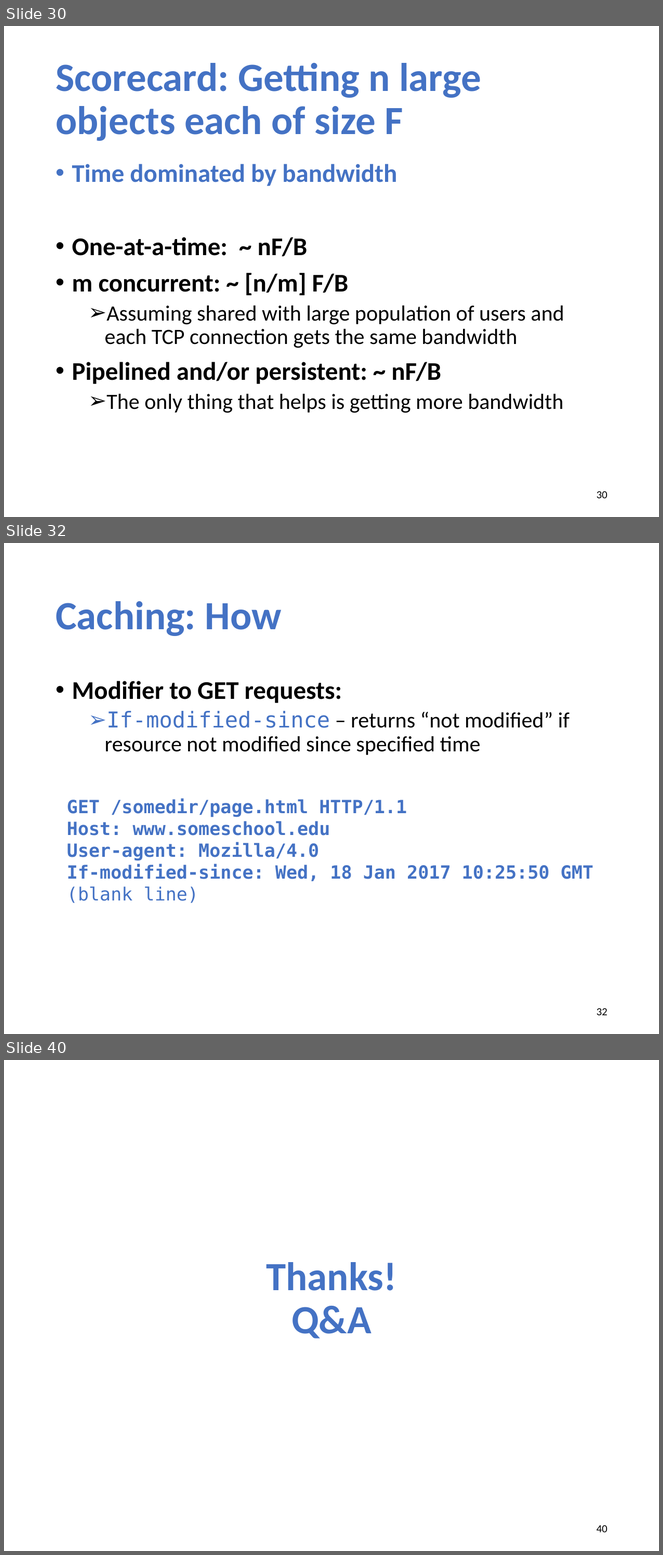
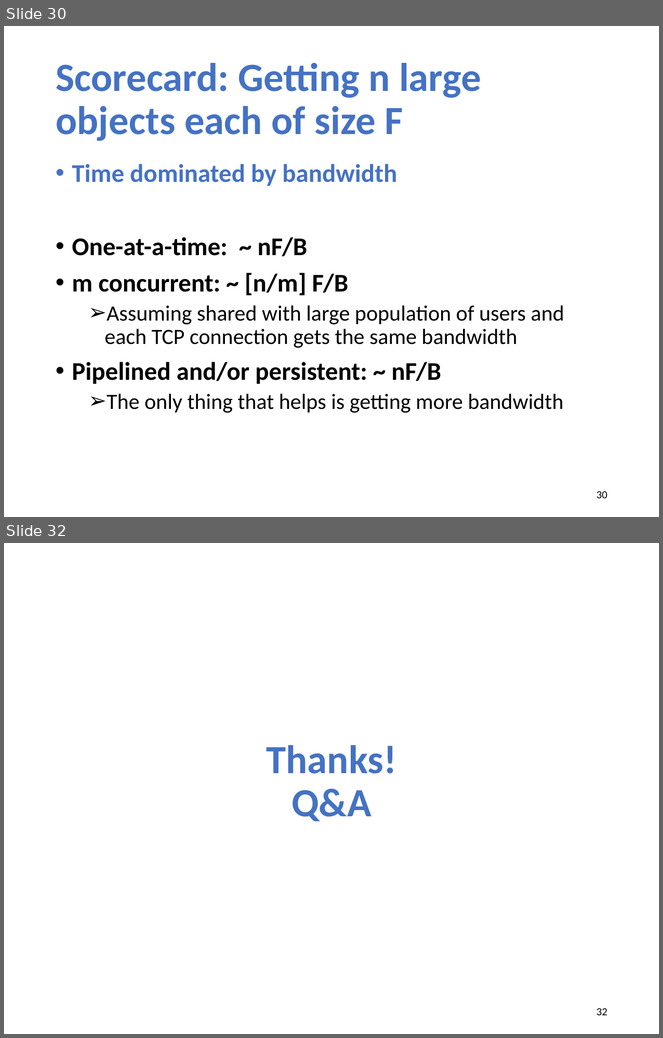
Before and after one commit to xinjin/course-net, a slide deck: slides/lec04_web.pptx. Shown one above the other, each under a label of ours: slides 30, 32 and 40 before the commit, slides 30 and 32 after it; the slides between them are not shown. The pictures are 663x1555 and 663x1038 pixels, drawn with LibreOffice and Linux fonts; fonts in the diff are those of the drawing. Boxes give left, top, right and bottom in pixels: in the first picture for what was removed or moved away, otherwise in the second. Text is boxed around its words. In the diff, an @@ line names an element or a change of style, - is before the commit and + after.

```diff
--- a/slides/lec04_web.pptx
+++ b/slides/lec04_web.pptx
@@ slide 32 removed at bbox=[4, 543, 659, 1034], background #FFFFFF @@
@@ title removed at bbox=[55, 601, 282, 636] @@
-Caching: How
@@ text removed at bbox=[72, 681, 570, 755] @@
-• Modifier to GET requests:
-  ➢ If-modified-since – returns “not modified” if resource not modified since specified time
@@ text removed at bbox=[67, 799, 594, 903] @@
-GET /somedir/page.html HTTP/1.1
-Host: www.someschool.edu
-User-agent: Mozilla/4.0
-If-modified-since: Wed, 18 Jan 2017 10:25:50 GMT
-(blank line)
@@ page number removed at bbox=[597, 1008, 608, 1016] @@
-32
@@ what was slide 40 is now slide 32 @@
@@ page number at bbox=[597, 1008, 608, 1016]: text changed @@
-40
+32
```
Also in this commit, not shown: 5 slides changed, 1 slide added, 8 other slides removed, 2 other files.
